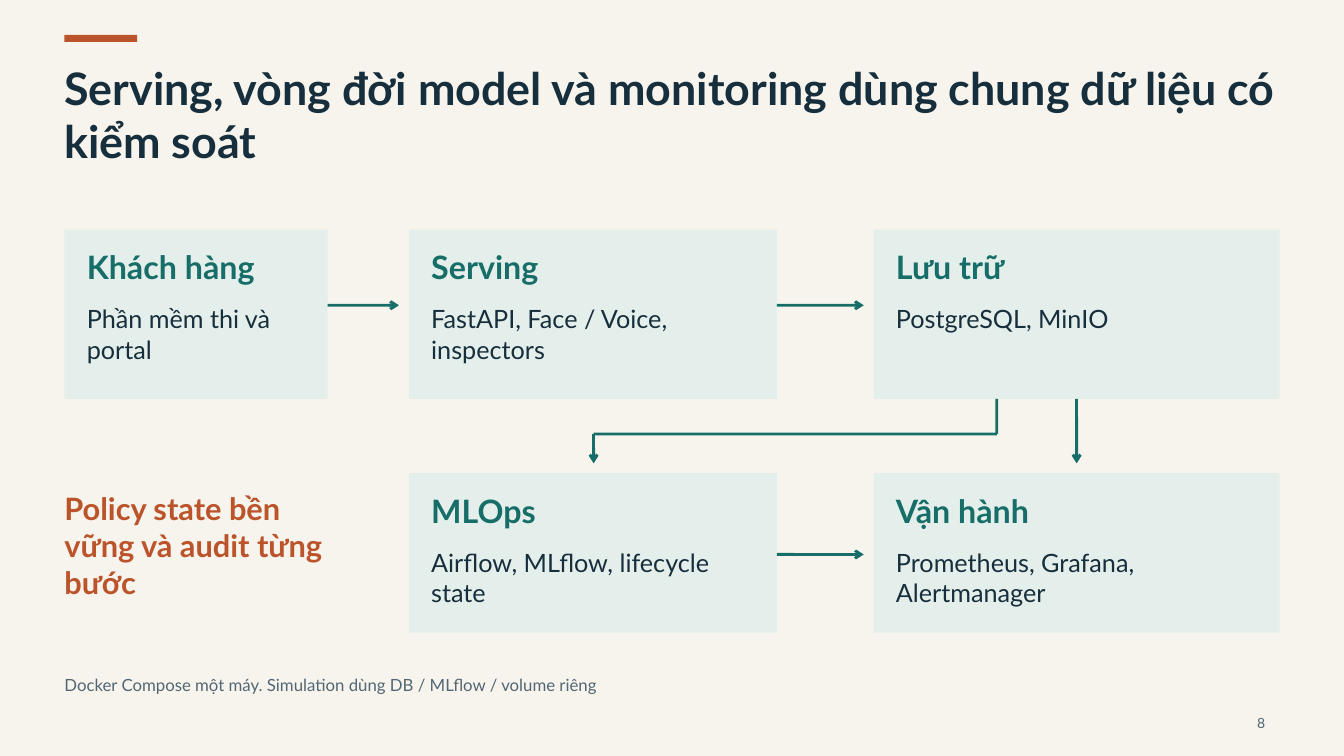
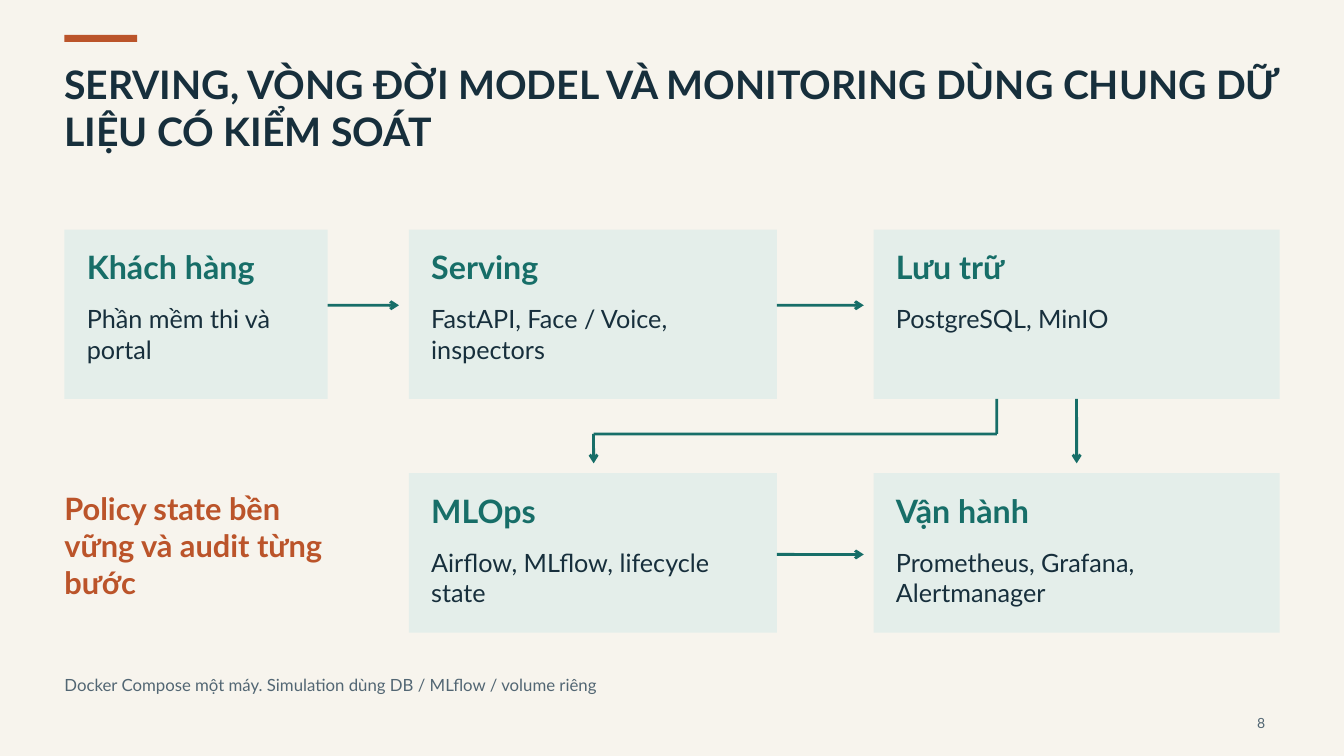
Before and after one commit to FSB-MSA36HN/DDM501-face-voice-proctoring, a slide deck: slide 8 of docs/presentation/DDM501_Defense_15p_Demo13p_QA10p.pptx. Drawn at 1344x756 pixels with LibreOffice and Linux fonts; fonts in the diff are those of the drawing. Boxes give left, top, right and bottom in pixels: in the first picture for what was removed or moved away, otherwise in the second. Text is boxed around its words. In the diff, an @@ line names an element or a change of style, - is before the commit and + after.

```diff
--- a/docs/presentation/DDM501_Defense_15p_Demo13p_QA10p.pptx
+++ b/docs/presentation/DDM501_Defense_15p_Demo13p_QA10p.pptx
@@ text at box(64, 65, 1280, 154): text changed; size 32 to 28 pt @@
-Serving, vòng đời model và monitoring dùng chung dữ liệu có kiểm soát
+SERVING, VÒNG ĐỜI MODEL VÀ MONITORING DÙNG CHUNG DỮ LIỆU CÓ KIỂM SOÁT
```
Also in this commit, not shown: 31 other slides changed, 2 other files.
